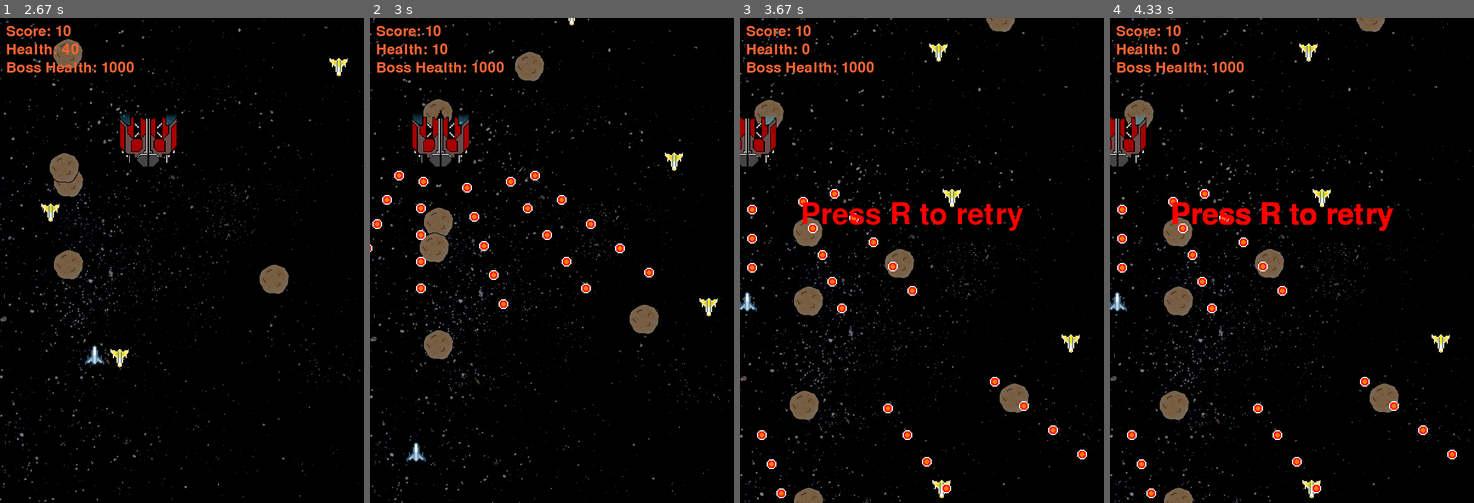
Above: before the commit, frames 1-4 (left to right).
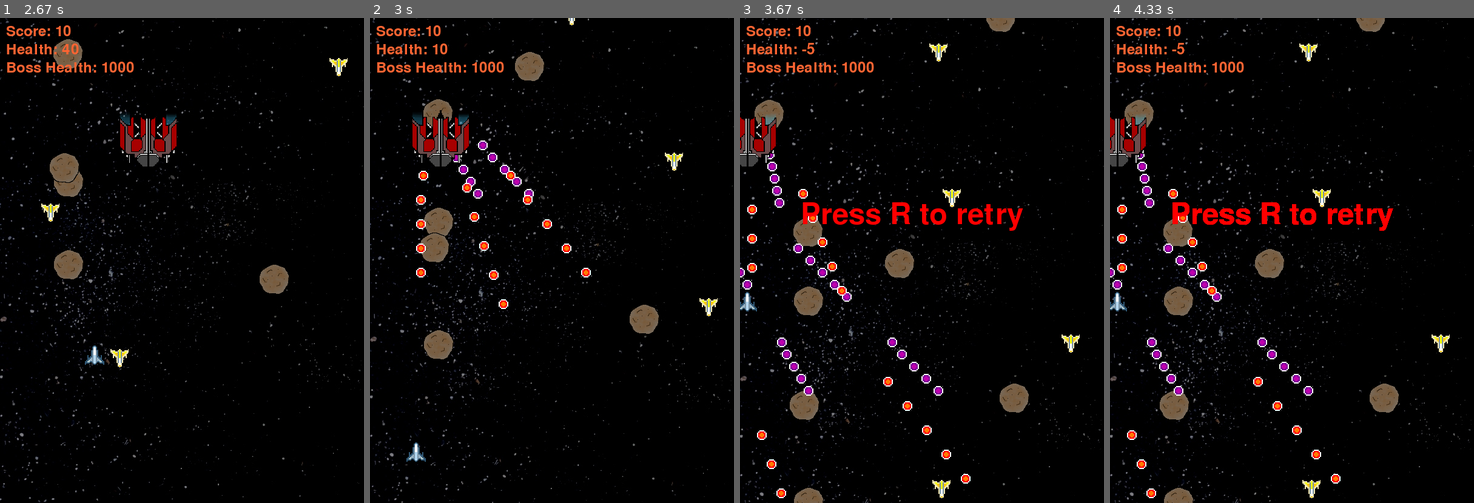
Above: after the commit, the same moments.

Repository: SteveHutchison/GroupPygame
Game: pygame game, started from Main.py
Two runs of this game, one before a commit and one after it. Both use one fixed random seed, a clock stepped at 60 frames per second and the inputs below.
Inputs:
- Up to frame 1 (2.67 s): tap Space at 0.33 s; hold Right 0.67-1.13 s; hold Up 1.17-1.47 s; hold Left 2-2.53 s; hold Down from 2.57 s (still down)
- Up to frame 2 (3 s): release Down at 2.87 s; hold Left from 2.9 s (still down)
- Up to frame 3 (3.67 s): release Left at 3.3 s; hold Up from 3.33 s (still down)
- Up to frame 4 (4.33 s): release Up at 3.7 s

Frame 1 is identical in both runs. In frame 2, 1.5% of the frame differs, in the area x 0-78%, y 25-57%; in frame 3, 2.1%, in the area x 0-96%, y 5-98%; in frame 4, 2.1%.

Commit message:
Improved bullet hell

Diff:
--- a/Main.py
+++ b/Main.py
@@ -22,10 +22,10 @@
 
 	BULLET_image = pygame.image.load("img/bullet.png")
 	BOSSBULLET_image = pygame.image.load("img/enemy_bullet.png")
+	BOSSBULLET2_image = pygame.image.load("img/enemy_bullet2.png")
 	EXPLOSION_image = pygame.image.load("img/explosion_tiles.bmp")
 	HEALTH_image = pygame.image.load("img/HealthPowerUp.png")
 
-	BULLET_image = pygame.image.load("img/bullet.png")
 	bulletSound_1  = pygame.mixer.Sound("M:/groupPy/audio/shoot_1.wav")
 	bulletSound_2  = pygame.mixer.Sound("M:/groupPy/audio/shoot_2.wav")
 	bulletSound_3  = pygame.mixer.Sound("M:/groupPy/audio/shoot_3.wav")
@@ -288,20 +288,20 @@
 										'speed':  (0, BOSSBULLETSPEEDY),
 										'surface':pygame.transform.scale(BOSSBULLET_image, (BOSSBULLETSIZE, BOSSBULLETSIZE))
 										})
+							boss_bullets.append({'rect': pygame.Rect(boss_x + 32, boss_y, BULLETSIZE, BULLETSIZE),
+										'speed':  (-0.3*BOSSBULLETSPEEDX, 0.5*0.95*BOSSBULLETSPEEDY),
+										'surface':pygame.transform.scale(BOSSBULLET2_image, (BOSSBULLETSIZE, BOSSBULLETSIZE))
+										})
+							boss_bullets.append({'rect': pygame.Rect(boss_x + 64, boss_y, BULLETSIZE, BULLETSIZE),
+										'speed':  (0.3*BOSSBULLETSPEEDX, 0.5*0.95*BOSSBULLETSPEEDY),
+										'surface':pygame.transform.scale(BOSSBULLET2_image, (BOSSBULLETSIZE, BOSSBULLETSIZE))
+										})
 							boss_bullets.append({'rect': pygame.Rect(boss_x + 16, boss_y, BULLETSIZE, BULLETSIZE),
-										'speed':  (-BOSSBULLETSPEEDX, 0.95*BOSSBULLETSPEEDY),
+										'speed':  (-BOSSBULLETSPEEDX, 0.9*BOSSBULLETSPEEDY),
 										'surface':pygame.transform.scale(BOSSBULLET_image, (BOSSBULLETSIZE, BOSSBULLETSIZE))
 										})
 							boss_bullets.append({'rect': pygame.Rect(boss_x + 80, boss_y, BULLETSIZE, BULLETSIZE),
-										'speed':  (BOSSBULLETSPEEDX, 0.95*BOSSBULLETSPEEDY),
-										'surface':pygame.transform.scale(BOSSBULLET_image, (BOSSBULLETSIZE, BOSSBULLETSIZE))
-										})
-							boss_bullets.append({'rect': pygame.Rect(boss_x + 16, boss_y, BULLETSIZE, BULLETSIZE),
-										'speed':  (-2*BOSSBULLETSPEEDX, 0.9*BOSSBULLETSPEEDY),
-										'surface':pygame.transform.scale(BOSSBULLET_image, (BOSSBULLETSIZE, BOSSBULLETSIZE))
-										})
-							boss_bullets.append({'rect': pygame.Rect(boss_x + 80, boss_y, BULLETSIZE, BULLETSIZE),
-										'speed':  (2*BOSSBULLETSPEEDX, 0.9*BOSSBULLETSPEEDY),
+										'speed':  (BOSSBULLETSPEEDX, 0.9*BOSSBULLETSPEEDY),
 										'surface':pygame.transform.scale(BOSSBULLET_image, (BOSSBULLETSIZE, BOSSBULLETSIZE))
 										})
 							bossbulletCounter = 0
Binary file added: img/enemy_bullet2.png
Not shown, changed: fontRenderer.pyc
